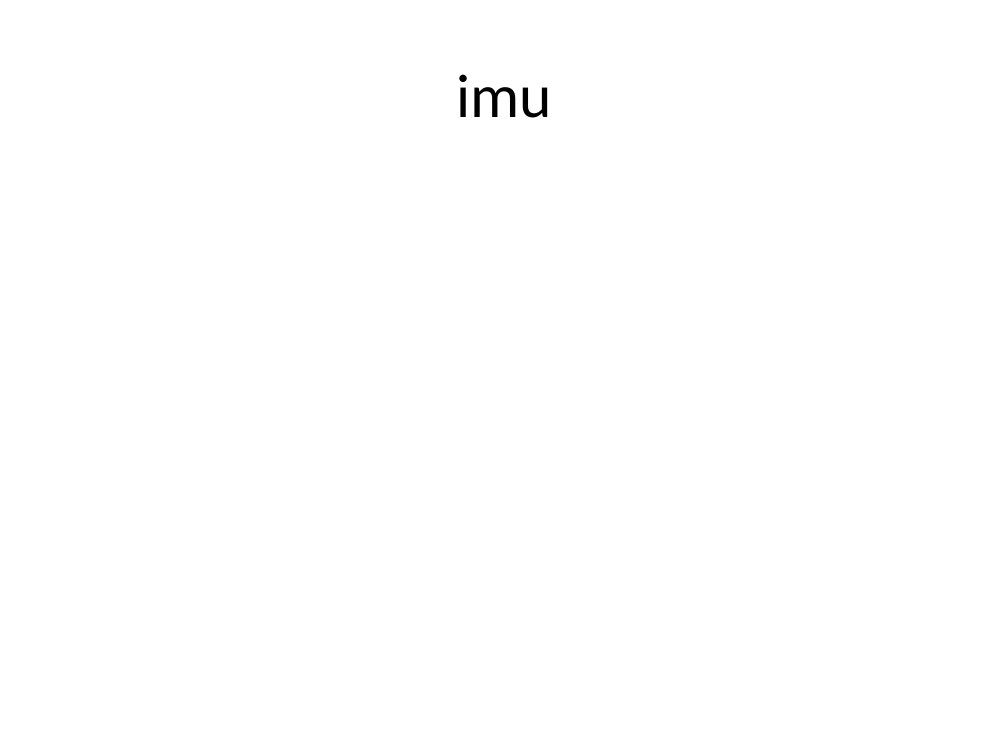
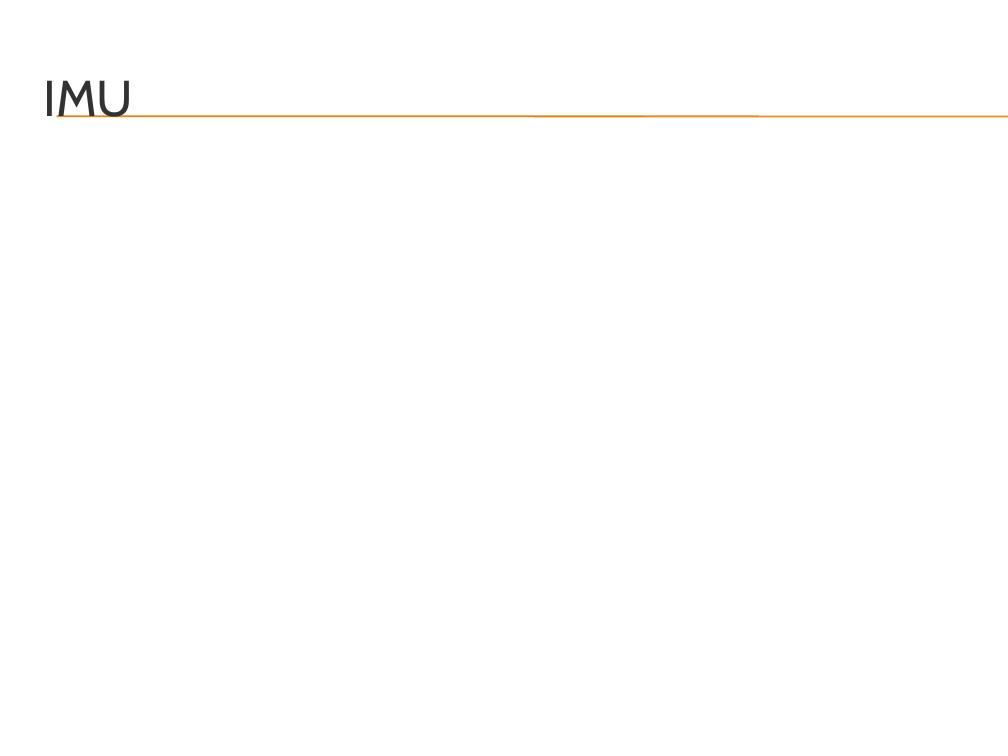
Before and after one commit to rasmusto/falcon, a slide deck: slide 8 of documentation/week8_presentation/Falcon - Quadrotor Flight Control System.pptx. Drawn at 1008x756 pixels with LibreOffice and Linux fonts; fonts in the diff are those of the drawing; background and template pictures are left out. Boxes give left, top, right and bottom in pixels: in the first picture for what was removed or moved away, otherwise in the second. Text is boxed around its words. In the diff, an @@ line names an element or a change of style, - is before the commit and + after.

```diff
--- a/documentation/week8_presentation/Falcon - Quadrotor Flight Control System.pptx
+++ b/documentation/week8_presentation/Falcon - Quadrotor Flight Control System.pptx
@@ title at bbox=[44, 80, 134, 117]: text changed; size 44 to 36 pt; font Calibri to Cabin; text colour #000000 to #323232 @@
-imu
+IMU
@@ line added from (56, 116) to (1008, 116), #F07F09 0.75 pt @@
@@ line added from (56, 117) to (1008, 117), #F07F09 0.75 pt @@
```
Also in this commit, not shown: 10 other slides changed.
